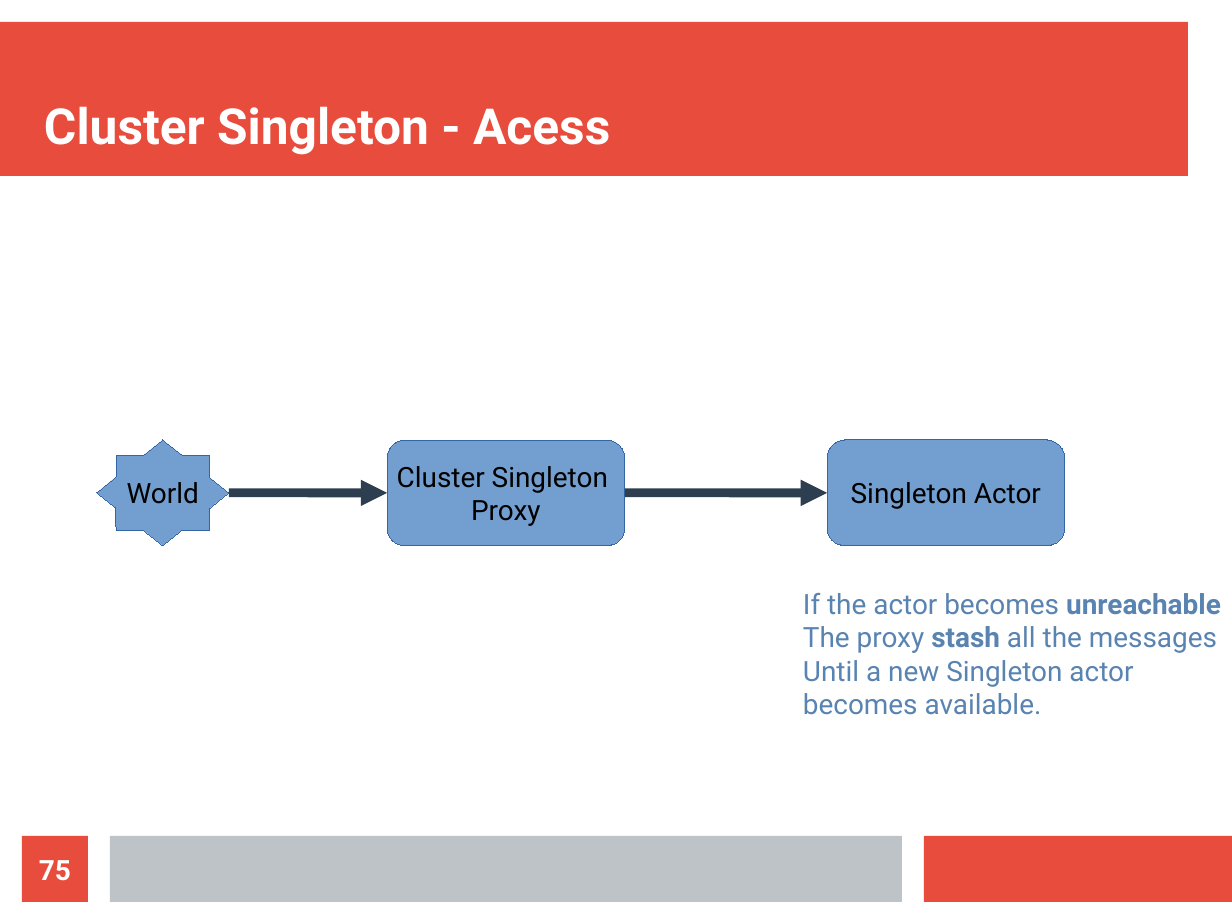
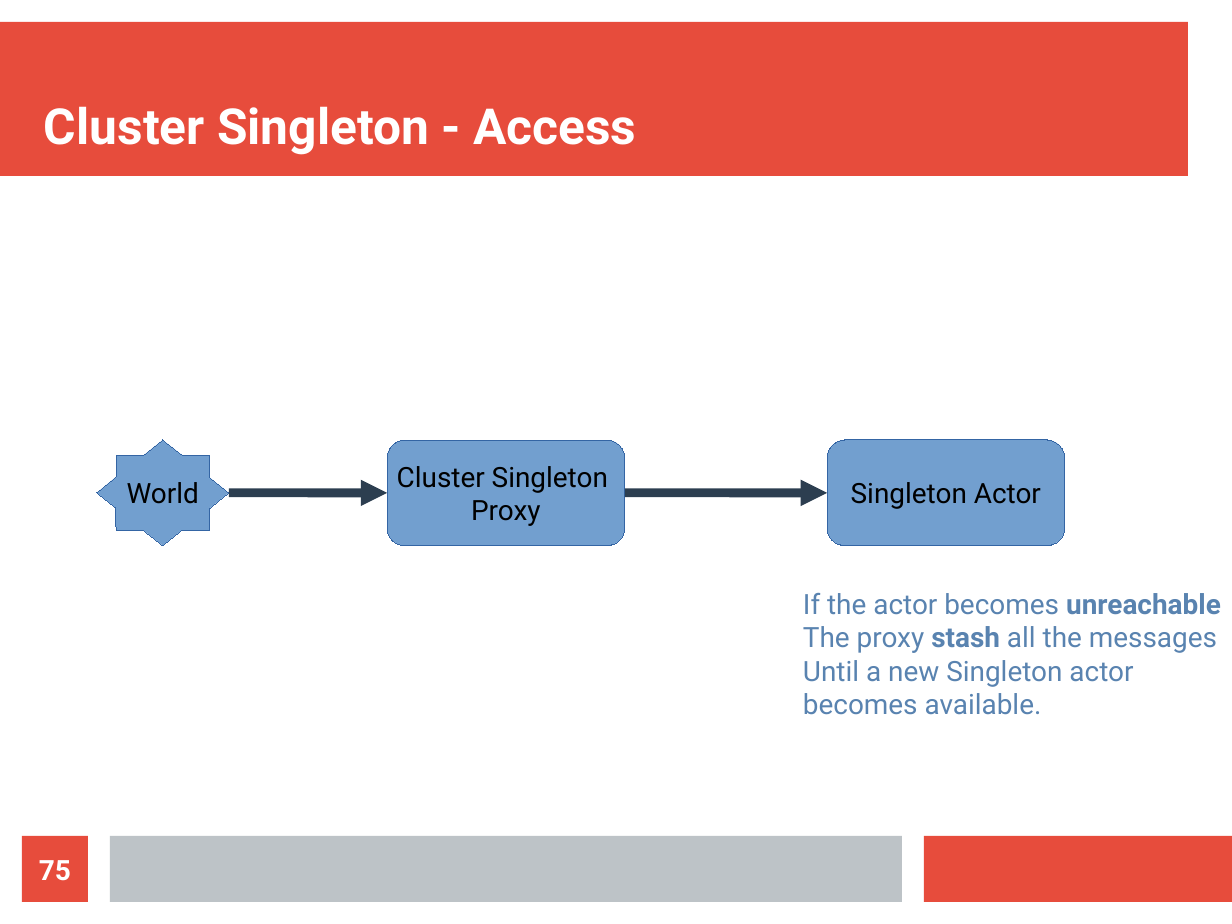
Before and after one commit to bytemania/akka-java-cluster, a slide deck: slide 75 of src/main/resources/res/presentation.odp. Drawn at 1232x924 pixels with LibreOffice and Linux fonts; fonts in the diff are those of the drawing. Boxes give left, top, right and bottom in pixels: in the first picture for what was removed or moved away, otherwise in the second. Text is boxed around its words. In the diff, an @@ line names an element or a change of style, - is before the commit and + after.

```diff
--- a/src/main/resources/res/presentation.odp
+++ b/src/main/resources/res/presentation.odp
@@ title at [44,106,636,155]: text changed @@
-Cluster Singleton - Acess
+Cluster Singleton - Access
```
Also in this commit, not shown: 11 slides added.
